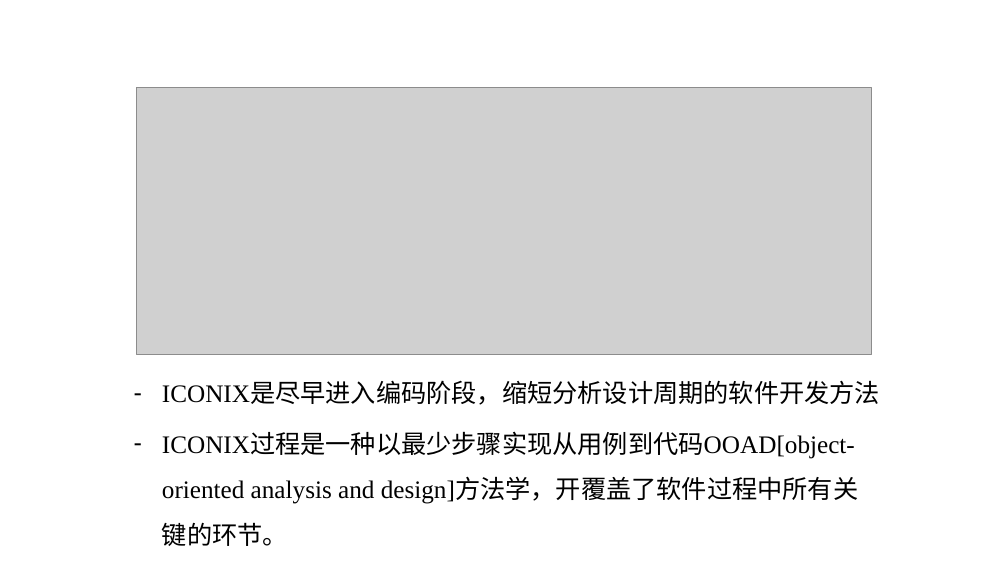
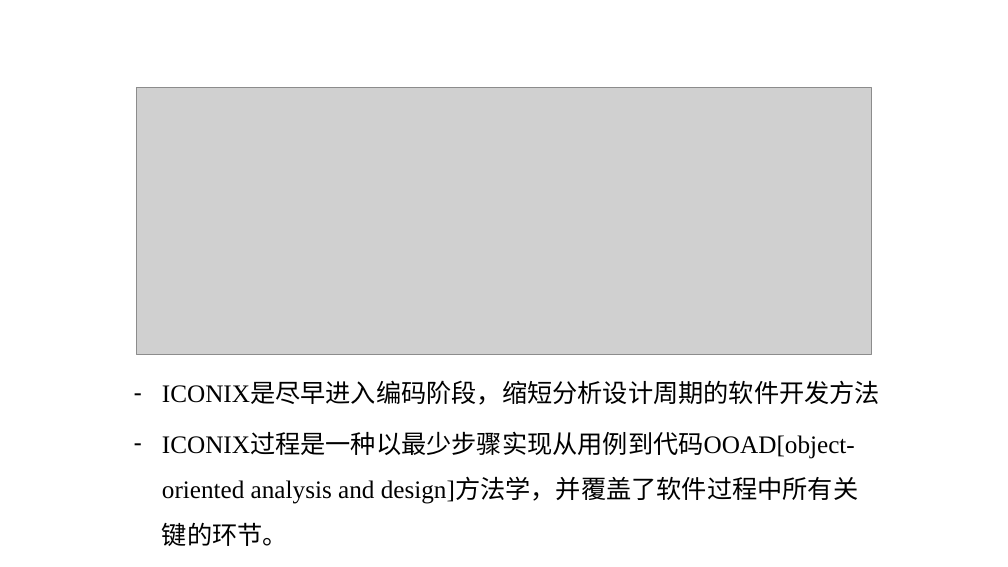
Before and after one commit to edu2act/course-computerIntroduction, a slide deck: slide 40 of materials/slides/ch04.pptx. Drawn at 1008x567 pixels with LibreOffice and Linux fonts; fonts in the diff are those of the drawing; grey boxes stand for pictures; background and template pictures are left out. Boxes give left, top, right and bottom in pixels: in the first picture for what was removed or moved away, otherwise in the second. Text is boxed around its words. In the diff, an @@ line names an element or a change of style, - is before the commit and + after.

```diff
--- a/materials/slides/ch04.pptx
+++ b/materials/slides/ch04.pptx
@@ text at [162, 433, 859, 546]: text changed @@
-– ICONIX过程是一种以最少步骤实现从用例到代码OOAD[object-oriented analysis and design]方法学，开覆盖了软件过程中所有关键的环节。
+– ICONIX过程是一种以最少步骤实现从用例到代码OOAD[object-oriented analysis and design]方法学，并覆盖了软件过程中所有关键的环节。
```
Also in this commit, not shown: 7 other slides changed, 3 other files.
